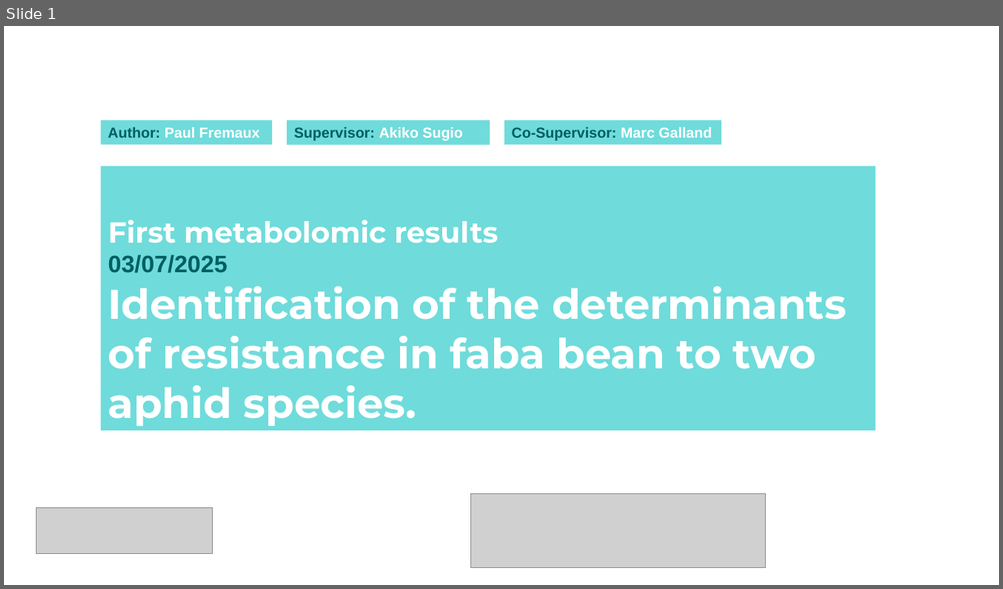
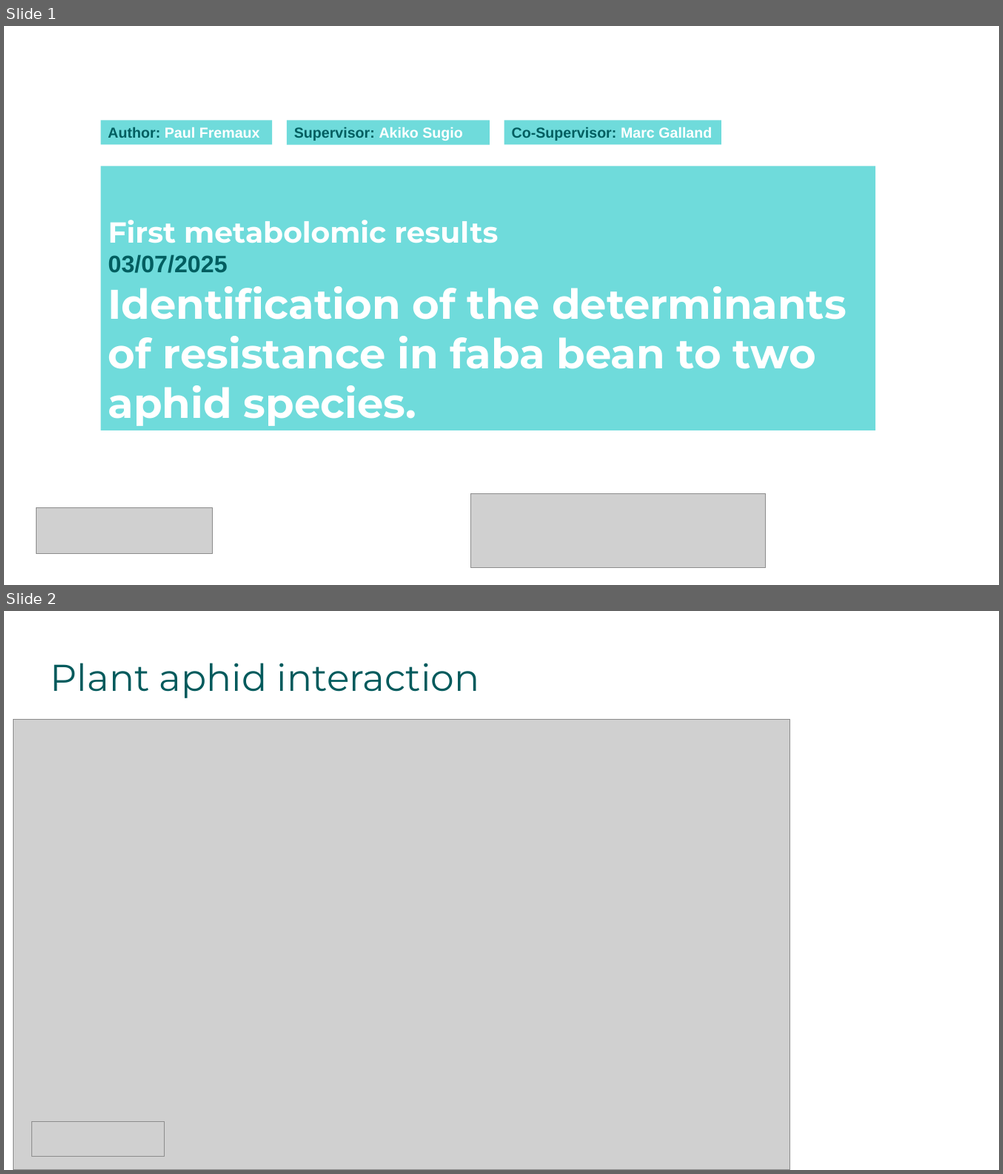
Before and after one commit to igepp-egi/faba_specifics, a slide deck: M01-metabolomic-analysis/untargeted_metabolomic/presentation metabo.pptx. Shown one above the other, each under a label of ours: slide 1 before the commit, slides 1 and 2 after it. The pictures are 1003x589 and 1003x1174 pixels, drawn with LibreOffice and Linux fonts; fonts in the diff are those of the drawing; grey boxes stand for pictures; background and template pictures are left out. Boxes give left, top, right and bottom in pixels: in the first picture for what was removed or moved away, otherwise in the second. Text is boxed around its words. In the diff, an @@ line names an element or a change of style, - is before the commit and + after.

```diff
--- a/M01-metabolomic-analysis/untargeted_metabolomic/presentation metabo.pptx
+++ b/M01-metabolomic-analysis/untargeted_metabolomic/presentation metabo.pptx
@@ slide 2 added at (4,611,999,1170), background picture (left out) @@
@@ rectangle added at (4,611,999,1170), fill #FFFFFF @@
@@ text added at (51,663,480,698), 36 pt, text #005A5C @@
+Plant aphid interaction
@@ picture added at (13,719,790,1170) @@
@@ group added at (4,611,999,1170): 5 freeform shapes, 3 triangles, 2 lines @@
@@ picture added at (32,1122,165,1156) @@
```
Also in this commit, not shown: 22 slides changed, 18 other slides added, 7 slides removed, 1 other file.
